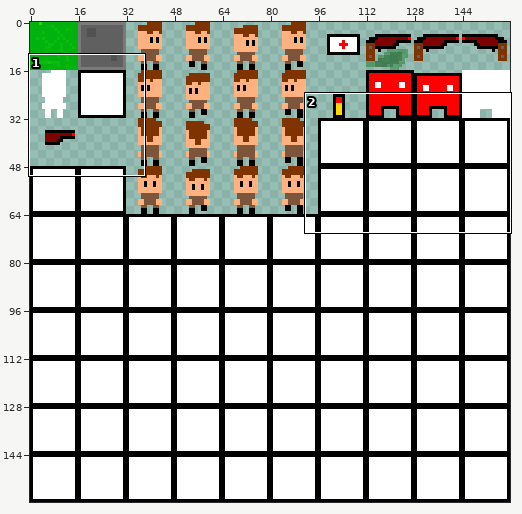
A sprite sheet gets an edit: bin/spritesheet.png. The first picture is a wide view before the edit; the outline marks the close-up.
Close-up. Earlier state:
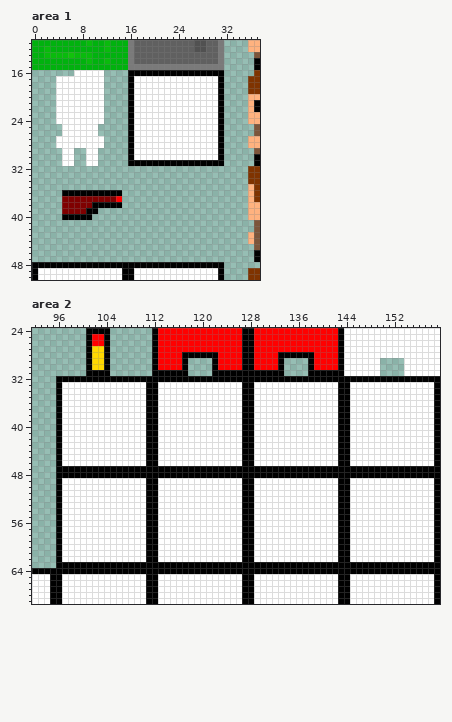
The file is 160x160 pixels. Shown: area 1: x 0..37, y 11..50; area 2: x 92..159, y 24..69.
The result:
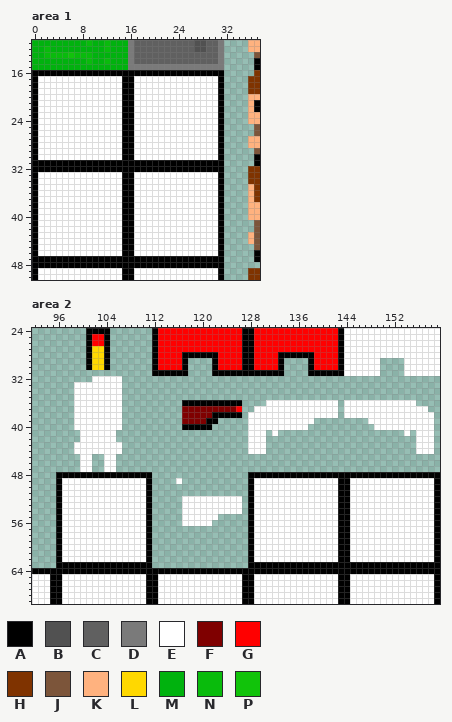
Palette (. is transparent): A #000000  B #515151  C #606060  D #7a7a7a  E #ffffff  F #7f0000  G #ff0000  H #7f3300  J #7c553a  K #ffb27f  L #ffd800  M #00b20e  N #09bb0c  P #11c30a
Changes in this commit:
Changed rows in their new state; - is an unchanged pixel.
Area 1:
first column x 0:
16 AAAAAAAAAAAAAAAA----------------
17 AEEE--------EEEA----------------
18 AEEE--------EEEA----------------
19 AEEE--------EEEA----------------
20 AEEE--------EEEA----------------
21 AEEE--------EEEA----------------
22 AEEE--------EEEA----------------
23 AEEE--------EEEA----------------
24 AEEE--------EEEA----------------
25 AEEEE------EEEEA----------------
26 AEEEE------EEEEA----------------
27 AEEE--------EEEA----------------
28 AEEE--------EEEA----------------
29 AEEEE--EE--EEEEA----------------
30 AEEEE--EE--EEEEA----------------
31 AAAAAAAAAAAAAAAA----------------
32 AAAAAAAAAAAAAAAAAAAAAAAAAAAAAAAA
33 AEEEEEEEEEEEEEEAAEEEEEEEEEEEEEEA
34 AEEEEEEEEEEEEEEAAEEEEEEEEEEEEEEA
35 AEEEEEEEEEEEEEEAAEEEEEEEEEEEEEEA
36 AEEEEEEEEEEEEEEAAEEEEEEEEEEEEEEA
37 AEEEEEEEEEEEEEEAAEEEEEEEEEEEEEEA
38 AEEEEEEEEEEEEEEAAEEEEEEEEEEEEEEA
39 AEEEEEEEEEEEEEEAAEEEEEEEEEEEEEEA
40 AEEEEEEEEEEEEEEAAEEEEEEEEEEEEEEA
41 AEEEEEEEEEEEEEEAAEEEEEEEEEEEEEEA
42 AEEEEEEEEEEEEEEAAEEEEEEEEEEEEEEA
43 AEEEEEEEEEEEEEEAAEEEEEEEEEEEEEEA
44 AEEEEEEEEEEEEEEAAEEEEEEEEEEEEEEA
45 AEEEEEEEEEEEEEEAAEEEEEEEEEEEEEEA
46 AEEEEEEEEEEEEEEAAEEEEEEEEEEEEEEA
47 AAAAAAAAAAAAAAAAAAAAAAAAAAAAAAAA
Area 2:
first column x 96:
31 -----....-------------------------------------------------------
32 ......EEEEE.....................................................
33 ...--------.....................................................
34 ...--------.....................................................
35 ...--------.....................................................
36 ...--------..........AAAAAAAAAA....------------.E-----------....
37 ...--------..........FFFFFFFFFG..--------------.E-------------..
38 ...--------..........FFFFFAAAAA.E--------------.E--------------.
39 ...--------..........FFFFAA.....E----------.........-----------.
40 ...--------..........AAAAA......E---------...........----------.
41 ....------......................E--.-.....................-.---.
42 ....------......................E--.........................---.
43 ...--------.....................E--.........................---.
44 ...--------.....................E--.........................---.
45 ....--..--......................................................
46 ....--..--......................................................
47 ....EE..EE......................................................
48 ----------------................--------------------------------
49 ----------------....-...........--------------------------------
50 ----------------................--------------------------------
51 ----------------................--------------------------------
52 ----------------.....----------.--------------------------------
53 ----------------.....----------.--------------------------------
54 ----------------.....----------.--------------------------------
55 ----------------.....------.....--------------------------------
56 ----------------.....-----......--------------------------------
57 ----------------................--------------------------------
58 ----------------................--------------------------------
59 ----------------................--------------------------------
60 ----------------................--------------------------------
61 ----------------................--------------------------------
62 ----------------................--------------------------------
63 ----------------................--------------------------------
Pixel boxes of the changes (left, top, right, bottom) in both close-ups:
changed: (32, 70, 224, 262)
changed: (56, 370, 440, 568)
